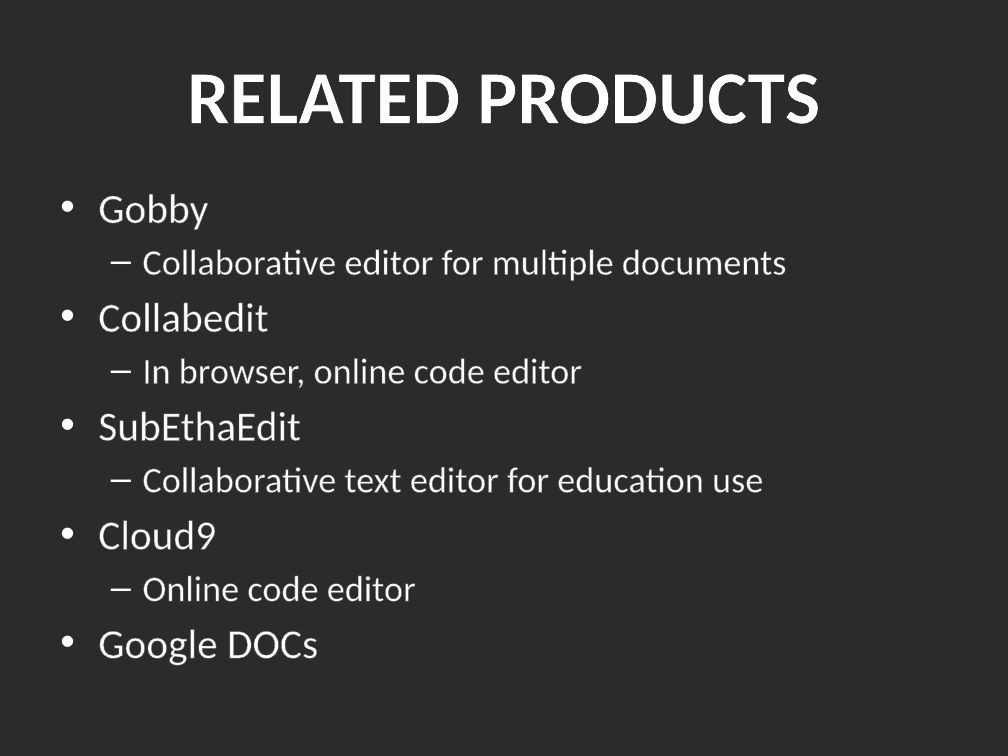
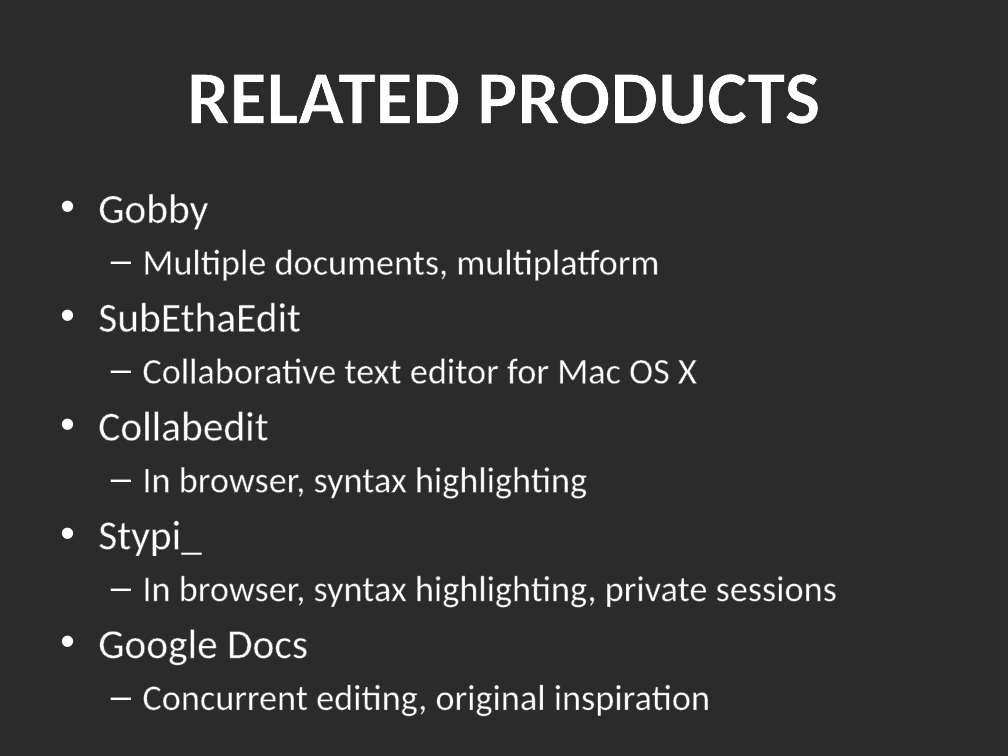
Before and after one commit to CoNetPad/CoNetPad, a slide deck: slide 5 of docs/Presentation.pptx. Drawn at 1008x756 pixels with LibreOffice and Linux fonts; fonts in the diff are those of the drawing; background and template pictures are left out; a plain dark background stands for a picture behind light text. Boxes give left, top, right and bottom in pixels: in the first picture for what was removed or moved away, otherwise in the second. Text is boxed around its words. In the diff, an @@ line names an element or a change of style, - is before the commit and + after.

Commit message:
Small changes to presentation.

```diff
--- a/docs/Presentation.pptx
+++ b/docs/Presentation.pptx
@@ text at (98, 249, 697, 384): text changed @@
-  – Collaborative editor for multiple documents
+  – Multiple documents, multiplatform
+• SubEthaEdit
+  – Collaborative text editor for Mac OS X
@@ text at (98, 467, 837, 716): text changed @@
-  – In browser, online code editor
-• SubEthaEdit
-  – Collaborative text editor for education use
-• Cloud9
-  – Online code editor
-• Google DOCs
+  – In browser, syntax highlighting
+• Stypi_
+  – In browser, syntax highlighting, private sessions
+• Google Docs
+  – Concurrent editing, original inspiration
```
Also in this commit, not shown: 1 other slide changed.
